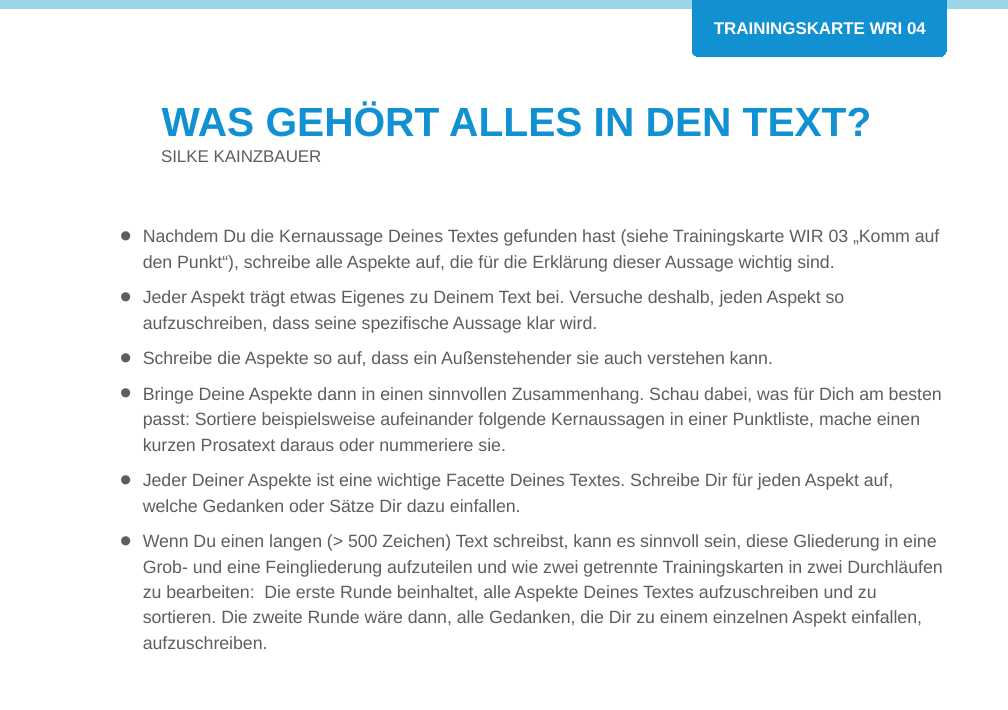
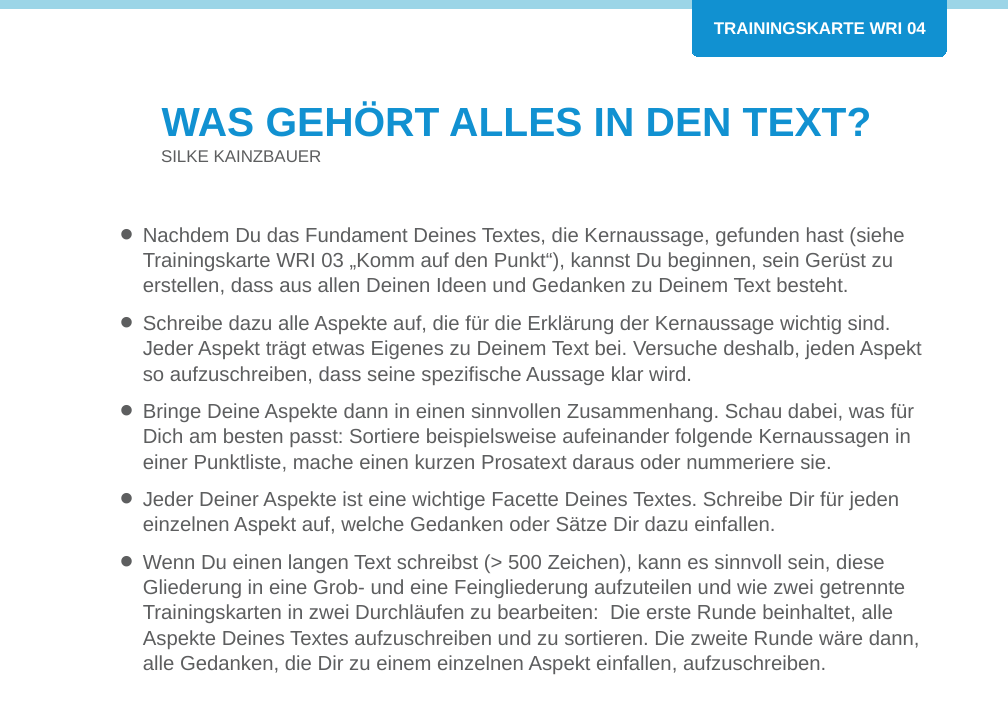
Before and after one commit to Teamtool/training-materials, a slide deck: slide 1 of training-cards/agile moves/Writing (WRI)/ger/apprentice/ger_wri_04_was_gehoert_in_den_text_AM_A.pptx. Drawn at 1008x710 pixels with LibreOffice and Linux fonts; fonts in the diff are those of the drawing; background and template pictures are left out. Boxes give left, top, right and bottom in pixels: in the first picture for what was removed or moved away, otherwise in the second. Text is boxed around its words. In the diff, an @@ line names an element or a change of style, - is before the commit and + after.

```diff
--- a/training-cards/agile moves/Writing (WRI)/ger/apprentice/ger_wri_04_was_gehoert_in_den_text_AM_A.pptx
+++ b/training-cards/agile moves/Writing (WRI)/ger/apprentice/ger_wri_04_was_gehoert_in_den_text_AM_A.pptx
@@ text at bbox=[143, 227, 922, 385]: text changed; size 10.5 to 12 pt @@
-• Nachdem Du die Kernaussage Deines Textes gefunden hast (siehe Trainingskarte WIR 03 „Komm auf den Punkt“), schreibe alle Aspekte auf, die für die Erklärung dieser Aussage wichtig sind.
-• Jeder Aspekt trägt etwas Eigenes zu Deinem Text bei. Versuche deshalb, jeden Aspekt so aufzuschreiben, dass seine spezifische Aussage klar wird.
-• Schreibe die Aspekte so auf, dass ein Außenstehender sie auch verstehen kann.
+• Nachdem Du das Fundament Deines Textes, die Kernaussage, gefunden hast (siehe Trainingskarte WRI 03 „Komm auf den Punkt“), kannst Du beginnen, sein Gerüst zu erstellen, dass aus allen Deinen Ideen und Gedanken zu Deinem Text besteht.
+• Schreibe dazu alle Aspekte auf, die für die Erklärung der Kernaussage wichtig sind. Jeder Aspekt trägt etwas Eigenes zu Deinem Text bei. Versuche deshalb, jeden Aspekt so aufzuschreiben, dass seine spezifische Aussage klar wird.
@@ text at bbox=[143, 403, 915, 472]: size 10.5 to 12 pt in "Bringe Deine Aspekte dann in einen sinnvollen ..."; more space between paragraphs @@
@@ text at bbox=[143, 491, 920, 674]: text changed; size 10.5 to 12 pt @@
-• Jeder Deiner Aspekte ist eine wichtige Facette Deines Textes. Schreibe Dir für jeden Aspekt auf, welche Gedanken oder Sätze Dir dazu einfallen.
-• Wenn Du einen langen (> 500 Zeichen) Text schreibst, kann es sinnvoll sein, diese Gliederung in eine Grob- und eine Feingliederung aufzuteilen und wie zwei getrennte Trainingskarten in zwei Durchläufen zu bearbeiten: Die erste Runde beinhaltet, alle Aspekte Deines Textes aufzuschreiben und zu sortieren. Die zweite Runde wäre dann, alle Gedanken, die Dir zu einem einzelnen Aspekt einfallen, aufzuschreiben.
+• Jeder Deiner Aspekte ist eine wichtige Facette Deines Textes. Schreibe Dir für jeden einzelnen Aspekt auf, welche Gedanken oder Sätze Dir dazu einfallen.
+• Wenn Du einen langen Text schreibst (> 500 Zeichen), kann es sinnvoll sein, diese Gliederung in eine Grob- und eine Feingliederung aufzuteilen und wie zwei getrennte Trainingskarten in zwei Durchläufen zu bearbeiten: Die erste Runde beinhaltet, alle Aspekte Deines Textes aufzuschreiben und zu sortieren. Die zweite Runde wäre dann, alle Gedanken, die Dir zu einem einzelnen Aspekt einfallen, aufzuschreiben.
```
Also in this commit, not shown: 1 other slide changed, 1 other file.
